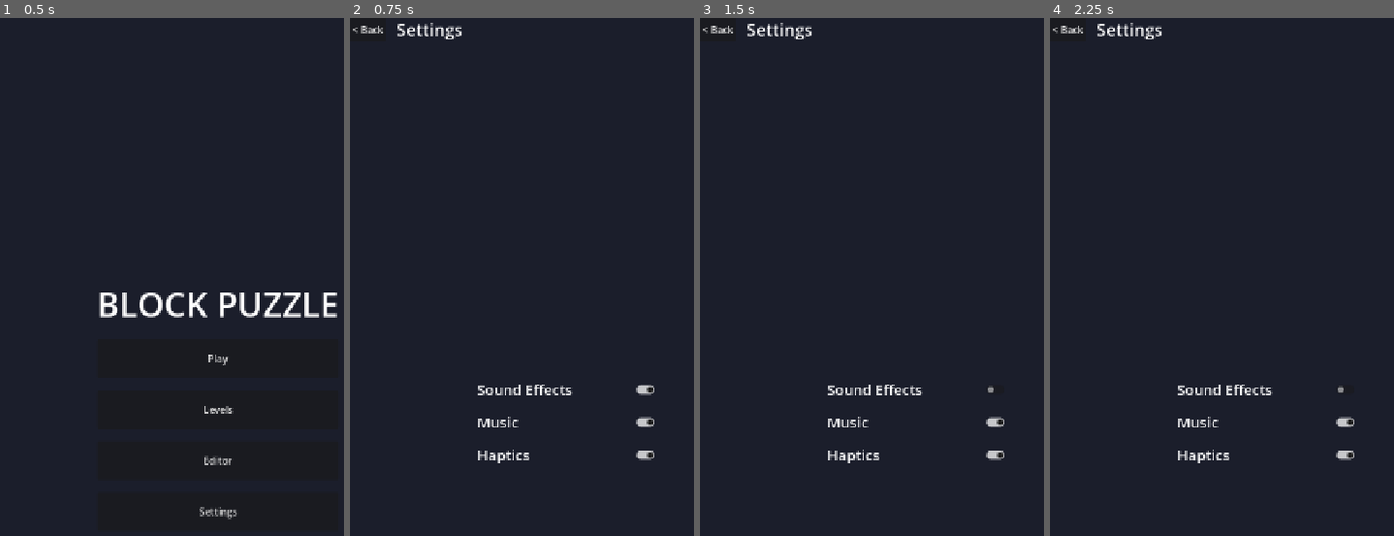
Above: before the commit, frames 1-4 (left to right).
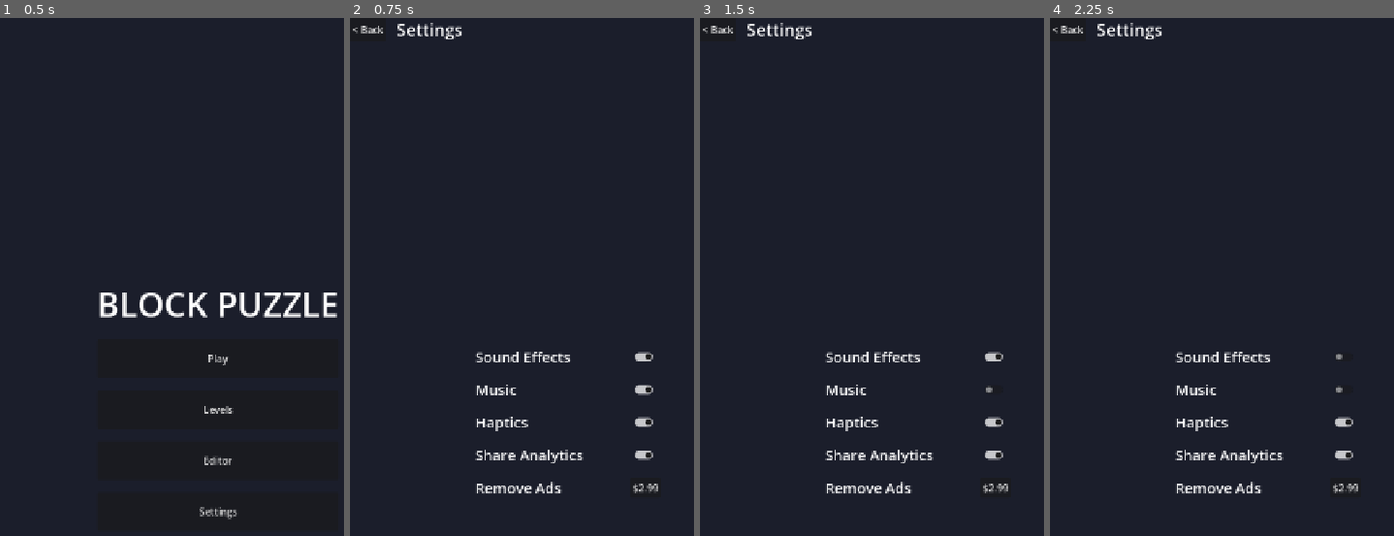
Above: after the commit, the same moments.

Repository: CylendraPlatform/Block_Puzzle_Game
Game: Godot game, scene res://scenes/MainMenu.tscn
Same seed, same stepped clock (60 frames per second), same inputs: the game is played once before the commit and once after it.
Inputs (mouse positions are in pixels of both pictures, inside the frame that each line leads up to):
- Up to frame 1 (0.5 s): no input
- Up to frame 2 (0.75 s): click "Settings" at 0.5 s
- Up to frame 3 (1.5 s): click (995, 390) at 1.27 s
- Up to frame 4 (2.25 s): click (1342, 354) at 2.02 s

Frame 1 is identical in both runs. In frame 2, 1.8% of the frame differs, in the area x 36-90%, y 64-92%; in frame 3, 1.8%; in frame 4, 1.7%.

Commit message:
feat: monetization + analytics stub architecture (disabled by default)
- Ads autoload: testable interface (none/fake providers), interstitial+rewarded, no SDK
- IAP autoload: purchase architecture (stub provider, no real billing), remove_ads +
  coin packs, entitlements persisted; remove_ads gates ads
- Analytics autoload: privacy-first, local-only, opt-out, defined event set, no network/PII
- Settings: Share Analytics toggle + Remove Ads (stub) row
- game: analytics events (level_start/complete/restart/undo) + interstitial hook every 3 levels
- docs/MONETIZATION.md; README doc index updated
- tests: test_services.gd 7/7 pass; rules tests still green
- verified: Settings renders new rows, APK packages services

Diff:
--- a/project.godot
+++ b/project.godot
@@ -15,6 +15,9 @@
 [autoload]
 
 Settings="*res://scripts/core/settings.gd"
+Analytics="*res://scripts/services/analytics.gd"
+IAP="*res://scripts/services/iap_service.gd"
+Ads="*res://scripts/services/ads_service.gd"
 Audio="*res://scripts/audio/audio_manager.gd"
 
 [display]
--- a/scripts/core/settings.gd
+++ b/scripts/core/settings.gd
@@ -8,6 +8,7 @@
 var sfx := true
 var music := true
 var haptics := true
+var analytics_opt_out := false   ## privacy: when true, no analytics events are recorded
 
 var selected_level := 0   ## transient: level index chosen in level-select (not persisted)
 var custom_level = null   ## transient: editor level dict to test-play (null = none)
@@ -24,12 +25,17 @@
 		sfx = bool(data.get("sfx", true))
 		music = bool(data.get("music", true))
 		haptics = bool(data.get("haptics", true))
+		analytics_opt_out = bool(data.get("analytics_opt_out", false))
 
 func save() -> void:
 	var f := FileAccess.open(SAVE_PATH, FileAccess.WRITE)
 	if f:
-		f.store_string(JSON.stringify({"sfx": sfx, "music": music, "haptics": haptics}))
+		f.store_string(JSON.stringify({"sfx": sfx, "music": music, "haptics": haptics, "analytics_opt_out": analytics_opt_out}))
 	changed.emit()
+
+func set_analytics_opt_out(v: bool) -> void:
+	analytics_opt_out = v
+	save()
 
 func set_sfx(v: bool) -> void:
 	sfx = v
--- a/scripts/game/game.gd
+++ b/scripts/game/game.gd
@@ -10,6 +10,7 @@
 var _undo: Array = []
 var _unlocked := 0
 var _custom := false
+var _undos := 0
 
 func _ready() -> void:
 	_levels = Catalog.list_paths()
@@ -144,6 +145,9 @@
 		return
 	_board.load_level(lv)
 	_level_label.text = "Level %d  %s  " % [lv.id, lv.name]
+	_undos = 0
+	if Analytics:
+		Analytics.log_event("level_start", {"level": lv.id})
 
 func _on_move_made(prev: Array) -> void:
 	_undo.append(prev)
@@ -160,9 +164,22 @@
 	if _undo.is_empty():
 		return
 	_board.restore(_undo.pop_back())
+	_undos += 1
+	if Analytics:
+		Analytics.log_event("undo_used", {"level": _current_level_id()})
 
 func _on_restart() -> void:
-	_load_index(_index)
+	if Analytics:
+		Analytics.log_event("level_restart", {"level": _current_level_id()})
+	if _custom:
+		var lv := Level.from_dict(Settings.custom_level)
+		_board.load_level(lv)
+		_undos = 0
+	else:
+		_load_index(_index)
+
+func _current_level_id() -> int:
+	return 0 if _custom else _index + 1
 
 func _on_pause() -> void:
 	_pause_panel.visible = true
@@ -176,6 +193,8 @@
 		Catalog.save_unlocked(_unlocked)
 	if Audio:
 		Audio.sfx("win")
+	if Analytics:
+		Analytics.log_event("level_complete", {"level": _current_level_id(), "undos": _undos})
 	_win_panel.visible = true
 
 func _on_next() -> void:
@@ -184,6 +203,10 @@
 		get_tree().change_scene_to_file("res://scenes/Editor.tscn")
 		return
 	if _index + 1 < _levels.size():
+		# Interstitial opportunity between levels (no-op unless a provider is set
+		# and the player hasn't bought remove-ads).
+		if Ads and (_index + 1) % 3 == 0:
+			Ads.show_interstitial("level_complete")
 		_load_index(_index + 1)
 	else:
 		_win_panel.visible = false
--- /dev/null
+++ b/scripts/services/ads_service.gd
@@ -0,0 +1,42 @@
+extends Node
+## Autoload "Ads" — testable ad interface with NO real ad SDK.
+##
+## Providers:
+##   - "none" (default): all calls no-op; ads are disabled.
+##   - "fake": simulates ad flow for testing (interstitials "show" instantly,
+##     rewarded grants the reward after a short delay). No network, no SDK.
+## A real provider (AdMob/etc.) is added later behind this same API; nothing
+## shows real ads until `provider` is switched and an SDK is integrated.
+
+signal interstitial_closed(placement: String)
+signal rewarded_result(placement: String, granted: bool)
+
+@export var provider := "none"         ## "none" | "fake" | (future) "admob"
+const REWARD_SIM_DELAY := 0.4
+
+func is_enabled() -> bool:
+	# Disabled if the user owns remove-ads, or no provider is set.
+	if IAP and IAP.has_entitlement("remove_ads"):
+		return false
+	return provider != "none"
+
+## Show an interstitial at a named placement (e.g. "level_complete").
+func show_interstitial(placement: String) -> void:
+	if Analytics: Analytics.log_event("ad_requested", {"placement": placement})
+	if not is_enabled():
+		interstitial_closed.emit(placement)
+		return
+	if Analytics: Analytics.log_event("ad_shown", {"placement": placement})
+	await get_tree().process_frame
+	interstitial_closed.emit(placement)
+
+## Show a rewarded ad. Emits rewarded_result(placement, granted).
+func show_rewarded(placement: String) -> void:
+	if Analytics: Analytics.log_event("ad_requested", {"placement": placement})
+	if not is_enabled():
+		rewarded_result.emit(placement, false)
+		return
+	if Analytics: Analytics.log_event("ad_shown", {"placement": placement})
+	await get_tree().create_timer(REWARD_SIM_DELAY).timeout
+	if Analytics: Analytics.log_event("ad_rewarded", {"placement": placement})
+	rewarded_result.emit(placement, true)
--- /dev/null
+++ b/scripts/services/analytics.gd
@@ -0,0 +1,56 @@
+extends Node
+## Autoload "Analytics" — privacy-conscious event sink.
+##
+## Design: event DEFINITIONS live here; the SINK is pluggable. By default events
+## are kept in a small in-memory ring and (optionally) appended to a LOCAL log
+## file. No network, no device IDs, no PII. A real backend is added by setting
+## `remote_sink` to a Callable — nothing is sent until you do that explicitly.
+##
+## Privacy: when Settings.analytics_opt_out is true, nothing is recorded at all.
+
+## Canonical event names (keep params free of personal data).
+const EVENTS := {
+	"level_start": ["level"],
+	"level_complete": ["level", "moves", "undos"],
+	"level_restart": ["level"],
+	"undo_used": ["level"],
+	"ad_requested": ["placement"],
+	"ad_shown": ["placement"],
+	"ad_rewarded": ["placement"],
+	"iap_purchase": ["product", "result"],
+	"settings_changed": ["key", "value"],
+}
+
+const LOG_PATH := "user://analytics.log"
+const RING_MAX := 200
+
+var log_to_file := false          ## off by default; local file only, never network
+var remote_sink: Callable = Callable()   ## set to a Callable(event:Dictionary) to forward
+var _ring: Array = []
+
+func log_event(name: String, params: Dictionary = {}) -> void:
+	if Settings and Settings.analytics_opt_out:
+		return
+	if not EVENTS.has(name):
+		push_warning("Analytics: undefined event '%s'" % name)
+	var ev := {"t": int(Time.get_unix_time_from_system()), "event": name, "params": params}
+	_ring.append(ev)
+	if _ring.size() > RING_MAX:
+		_ring.pop_front()
+	if log_to_file:
+		var f := FileAccess.open(LOG_PATH, FileAccess.READ_WRITE)
+		if f == null:
+			f = FileAccess.open(LOG_PATH, FileAccess.WRITE)
+		if f:
+			f.seek_end()
+			f.store_line(JSON.stringify(ev))
+	if remote_sink.is_valid():
+		remote_sink.call(ev)
+
+func recent() -> Array:
+	return _ring.duplicate()
+
+func clear_local() -> void:
+	_ring.clear()
+	if FileAccess.file_exists(LOG_PATH):
+		DirAccess.remove_absolute(ProjectSettings.globalize_path(LOG_PATH))
--- /dev/null
+++ b/scripts/services/iap_service.gd
@@ -0,0 +1,70 @@
+extends Node
+## Autoload "IAP" — in-app purchase ARCHITECTURE with NO real billing.
+##
+## Purchases never charge anyone: the default "stub" provider just grants the
+## product locally so the flow can be exercised and tested. A real store
+## (Google Play Billing) is added behind this same API later; real purchases
+## stay OFF until `provider` is switched, billing is integrated, and it is
+## explicitly approved. Entitlements persist locally.
+
+signal purchase_result(product_id: String, success: bool)
+signal products_changed
+
+const SAVE_PATH := "user://entitlements.save"
+
+## Catalog. `type` = "nonconsumable" (entitlement) or "consumable" (coins etc.).
+const CATALOG := {
+	"remove_ads": {"type": "nonconsumable", "title": "Remove Ads", "price": "$2.99"},
+	"coins_small": {"type": "consumable", "title": "100 Coins", "price": "$0.99", "coins": 100},
+	"coins_large": {"type": "consumable", "title": "600 Coins", "price": "$3.99", "coins": 600},
+}
+
+@export var provider := "stub"         ## "stub" (default, no charge) | (future) "play_billing"
+
+var _entitlements := {}                 ## product_id -> true
+var coins := 0
+
+func _ready() -> void:
+	_load()
+
+func has_entitlement(product_id: String) -> bool:
+	return _entitlements.get(product_id, false)
+
+## Begin a purchase. With the stub provider it "succeeds" without charging.
+func purchase(product_id: String) -> void:
+	if not CATALOG.has(product_id):
+		purchase_result.emit(product_id, false)
+		return
+	var ok := provider == "stub"   # real billing would be async via the store
+	if ok:
+		_grant(product_id)
+	if Analytics:
+		Analytics.log_event("iap_purchase", {"product": product_id, "result": "stub_ok" if ok else "unavailable"})
+	purchase_result.emit(product_id, ok)
+
+func restore() -> void:
+	# stub: entitlements already local; a real store would re-query here.
+	products_changed.emit()
+
+func _grant(product_id: String) -> void:
+	var info: Dictionary = CATALOG[product_id]
+	if info["type"] == "consumable":
+		coins += int(info.get("coins", 0))
+	else:
+		_entitlements[product_id] = true
+	_save()
+	products_changed.emit()
+
+func _load() -> void:
+	var f := FileAccess.open(SAVE_PATH, FileAccess.READ)
+	if f == null:
+		return
+	var data: Variant = JSON.parse_string(f.get_as_text())
+	if typeof(data) == TYPE_DICTIONARY:
+		_entitlements = data.get("entitlements", {})
+		coins = int(data.get("coins", 0))
+
+func _save() -> void:
+	var f := FileAccess.open(SAVE_PATH, FileAccess.WRITE)
+	if f:
+		f.store_string(JSON.stringify({"entitlements": _entitlements, "coins": coins}))
--- a/scripts/ui/settings_ui.gd
+++ b/scripts/ui/settings_ui.gd
@@ -41,6 +41,28 @@
 	box.add_child(_toggle("Sound Effects", Settings.sfx, func(v): Settings.set_sfx(v)))
 	box.add_child(_toggle("Music", Settings.music, func(v): Settings.set_music(v)))
 	box.add_child(_toggle("Haptics", Settings.haptics, func(v): Settings.set_haptics(v)))
+	box.add_child(_toggle("Share Analytics", not Settings.analytics_opt_out, func(v): Settings.set_analytics_opt_out(not v)))
+	box.add_child(_shop_row())
+
+func _shop_row() -> HBoxContainer:
+	var row := HBoxContainer.new()
+	row.add_theme_constant_override("separation", 16)
+	var l := Label.new()
+	l.custom_minimum_size = Vector2(240, 0)
+	l.add_theme_font_size_override("font_size", 24)
+	var owned: bool = IAP and IAP.has_entitlement("remove_ads")
+	l.text = "Remove Ads"
+	row.add_child(l)
+	var b := Button.new()
+	b.text = "Owned" if owned else IAP.CATALOG["remove_ads"]["price"]
+	b.disabled = owned
+	b.pressed.connect(func():
+		if Audio: Audio.sfx("tap")
+		if IAP: IAP.purchase("remove_ads")
+		b.text = "Owned"
+		b.disabled = true)
+	row.add_child(b)
+	return row
 
 func _toggle(label: String, value: bool, cb: Callable) -> HBoxContainer:
 	var row := HBoxContainer.new()
--- /dev/null
+++ b/test/test_services.gd
@@ -0,0 +1,57 @@
+extends SceneTree
+## Headless checks for the monetization/analytics stubs.
+##   godot --headless --path . --script res://test/test_services.gd
+## Autoloads are fetched via the tree (a directly-run --script cannot reference
+## autoload global names at compile time).
+
+var _fails := 0
+
+func _ok(c: bool, m: String) -> void:
+	if c:
+		print("  PASS  ", m)
+	else:
+		print("  FAIL  ", m)
+		_fails += 1
+
+func _initialize() -> void:
+	print("== test_services ==")
+	await process_frame   # let autoloads run _ready
+
+	var S := root.get_node_or_null("Settings")
+	var A := root.get_node_or_null("Analytics")
+	var I := root.get_node_or_null("IAP")
+	var D := root.get_node_or_null("Ads")
+	_ok(S != null and A != null and I != null and D != null, "autoloads present")
+	if S == null or A == null or I == null or D == null:
+		quit(1)
+		return
+
+	S.analytics_opt_out = false
+	A.clear_local()
+	A.log_event("level_start", {"level": 1})
+	_ok(A.recent().size() == 1, "analytics records when opted in")
+	S.analytics_opt_out = true
+	A.log_event("level_start", {"level": 2})
+	_ok(A.recent().size() == 1, "analytics ignores events when opted out")
+	S.analytics_opt_out = false
+
+	D.provider = "none"
+	_ok(D.is_enabled() == false, "ads disabled by default (provider none)")
+
+	I.purchase("remove_ads")
+	await process_frame
+	_ok(I.has_entitlement("remove_ads") == true, "stub purchase grants remove_ads")
+
+	D.provider = "fake"
+	_ok(D.is_enabled() == false, "remove_ads keeps ads disabled")
+
+	var before: int = I.coins
+	I.purchase("coins_small")
+	await process_frame
+	_ok(I.coins == before + 100, "coin pack adds coins")
+
+	if FileAccess.file_exists(I.SAVE_PATH):
+		DirAccess.remove_absolute(ProjectSettings.globalize_path(I.SAVE_PATH))
+
+	print("== done: %d failure(s) ==" % _fails)
+	quit(_fails)
Not shown, added: scripts/services/ads_service.gd.uid
Not shown, added: scripts/services/analytics.gd.uid
Not shown, added: scripts/services/iap_service.gd.uid
Not shown, added: test/test_services.gd.uid
Not shown, added: docs/MONETIZATION.md
